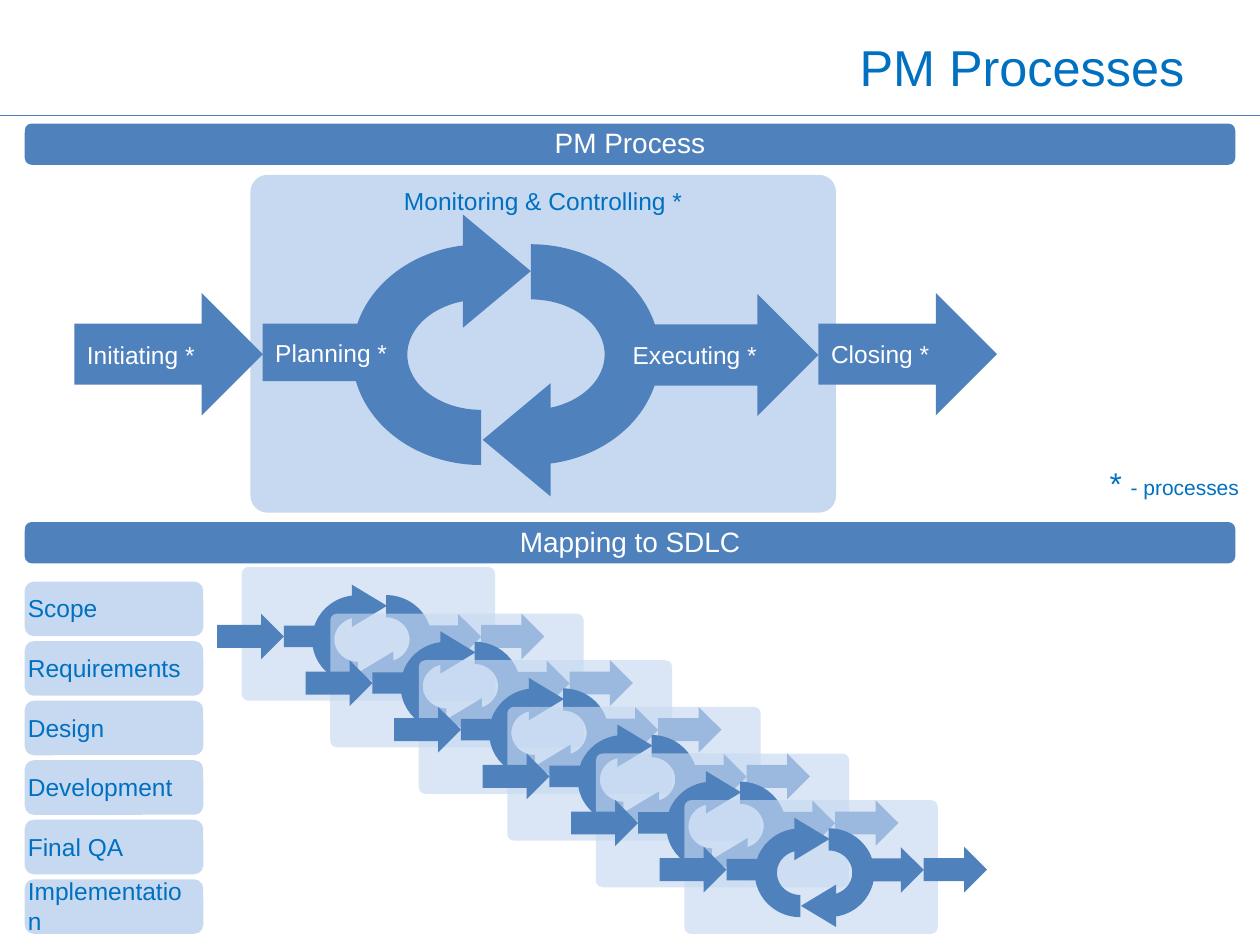
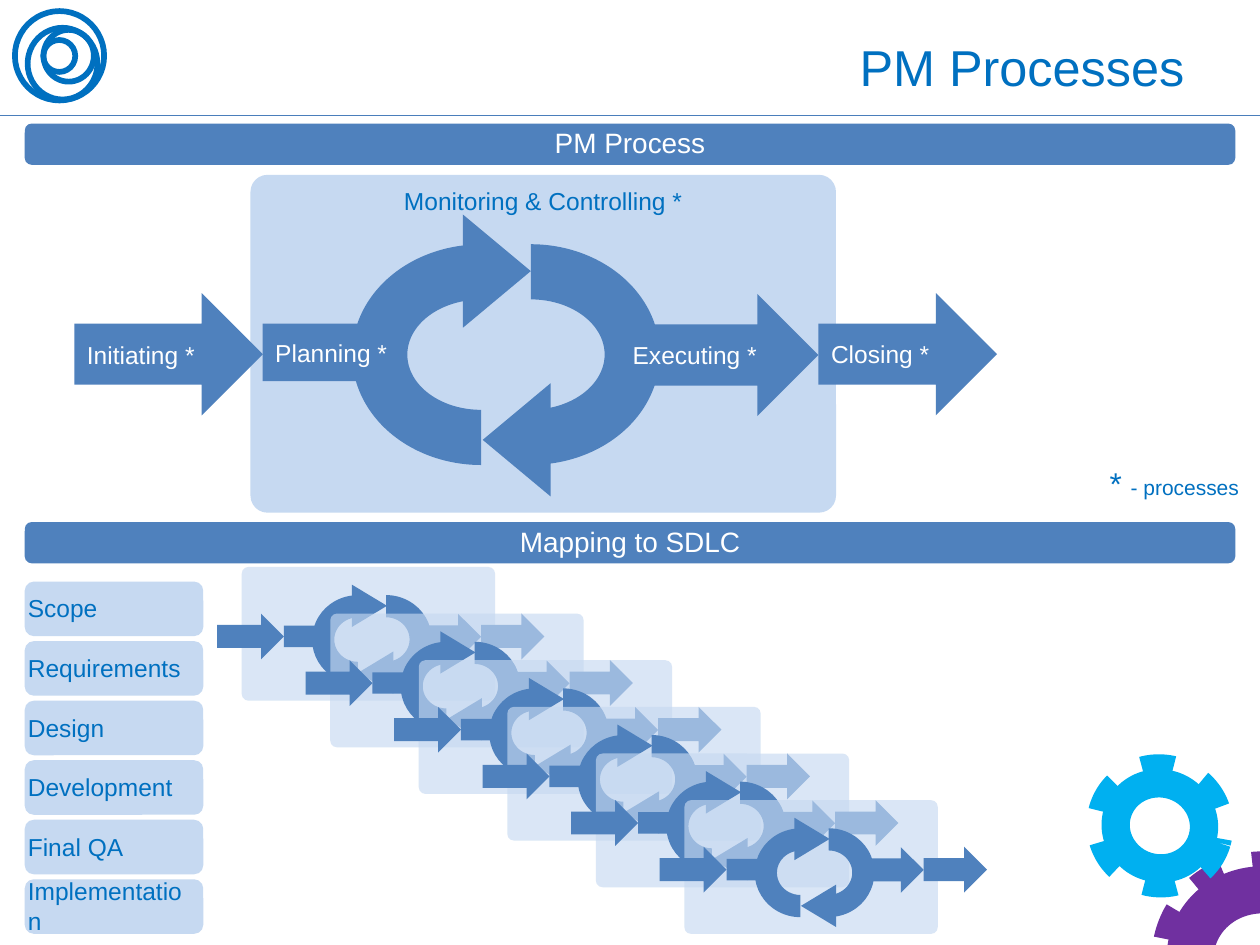
Before and after one commit to OleksiyRudenko/_under-development, a slide deck: slide 6 of PM.overview/PMBoK 5 Brief Overview -- Oleksiy Rudenko -- 150412.pptx. Drawn at 1260x945 pixels with LibreOffice and Linux fonts; fonts in the diff are those of the drawing. Boxes give left, top, right and bottom in pixels: in the first picture for what was removed or moved away, otherwise in the second. Text is boxed around its words. In the diff, an @@ line names an element or a change of style, - is before the commit and + after.

```diff
--- a/PM.overview/PMBoK 5 Brief Overview -- Oleksiy Rudenko -- 150412.pptx
+++ b/PM.overview/PMBoK 5 Brief Overview -- Oleksiy Rudenko -- 150412.pptx
@@ group added at <box>15,11,105,101</box>: 4 ellipses @@
@@ group added at <box>1088,756,1260,945</box>: 2 donuts, 2 ellipses @@
```
Also in this commit, not shown: 15 other slides changed, 1 slide added, 1 slide removed, 1 other file.
